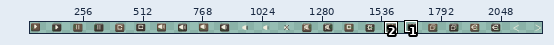
Two states of a pixel-art file, Assets/Aseprite/UiUpdate/Aseprite/UI_Button-Sheet.aseprite. The picture above shows the old version from afar; the outline marks the close-up.
Close-up. Earlier state:
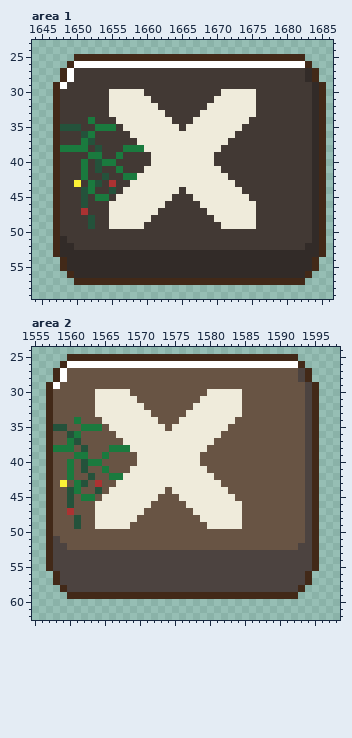
2250x90 pixels, 1 frame. Shown: area 1: x 1644..1686, y 23..59; area 2: x 1555..1598, y 24..62. The wide view leaves out empty margins.
New version:
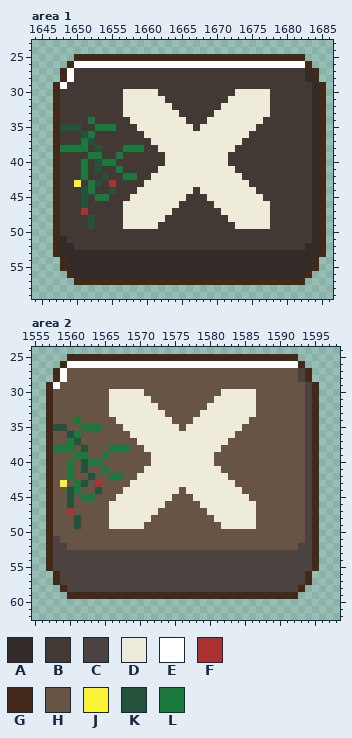
Palette (. is transparent): A #322b28  B #423934  C #4c4340  D #efebdb  E #ffffff  F #ac3232  G #422918  H #685444  J #fbf236  K #24523b  L #1a7a3e
Difference:
--- area 1
@@ x 1653..1679 @@
 29 BBBBBBBBBBBBBBBBBBBBBBBBBBB
-30 BBDDDDDBBBBBBBBBBBDDDDDBBBB
-31 BBDDDDDDBBBBBBBBBDDDDDDBBBB
-32 BBDDDDDDDBBBBBBBDDDDDDDBBBB
-33 BBDDDDDDDDBBBBBDDDDDDDDBBBB
-34 BBBDDDDDDDDBBBDDDDDDDDBBBBB
-35 LLLBDDDDDDDDBDDDDDDDDBBBBBB
-36 BBBBBDDDDDDDDDDDDDDDBBBBBBB
-37 BBBBBBDDDDDDDDDDDDDBBBBBBBB
-38 KBBBLLLDDDDDDDDDDDBBBBBBBBB
-39 LBBLBBBBDDDDDDDDDBBBBBBBBBB
-40 KLLBBBBBDDDDDDDDDBBBBBBBBBB
-41 KBBLBBBDDDDDDDDDDDBBBBBBBBB
-42 BKBBLLDDDDDDDDDDDDDBBBBBBBB
-43 KBFBBDDDDDDDDDDDDDDDBBBBBBB
-44 BBKBDDDDDDDDBDDDDDDDDBBBBBB
-45 LLBDDDDDDDDBBBDDDDDDDDBBBBB
-46 BBDDDDDDDDBBBBBDDDDDDDDBBBB
-47 BBDDDDDDDBBBBBBBDDDDDDDBBBB
-48 BBDDDDDDBBBBBBBBBDDDDDDBBBB
-49 BBDDDDDBBBBBBBBBBBDDDDDBBBB
+30 BBBBDDDDDBBBBBBBBBBBDDDDDBB
+31 BBBBDDDDDDBBBBBBBBBDDDDDDBB
+32 BBBBDDDDDDDBBBBBBBDDDDDDDBB
+33 BBBBDDDDDDDDBBBBBDDDDDDDDBB
+34 BBBBBDDDDDDDDBBBDDDDDDDDBBB
+35 LLLBBBDDDDDDDDBDDDDDDDDBBBB
+36 BBBBBBBDDDDDDDDDDDDDDDBBBBB
+37 BBBBBBBBDDDDDDDDDDDDDBBBBBB
+38 KBBBLLLBBDDDDDDDDDDDBBBBBBB
+39 LBBLBBBBBBDDDDDDDDDBBBBBBBB
+40 KLLBBBBBBBDDDDDDDDDBBBBBBBB
+41 KBBLBBBBBDDDDDDDDDDDBBBBBBB
+42 BKBBLLBBDDDDDDDDDDDDDBBBBBB
+43 KBFBBBBDDDDDDDDDDDDDDDBBBBB
+44 BBKBBBDDDDDDDDBDDDDDDDDBBBB
+45 LLBBBDDDDDDDDBBBDDDDDDDDBBB
+46 BBBBDDDDDDDDBBBBBDDDDDDDDBB
+47 BBBBDDDDDDDBBBBBBBDDDDDDDBB
+48 BBBBDDDDDDBBBBBBBBBDDDDDDBB
+49 BBBBDDDDDBBBBBBBBBBBDDDDDBB
 50 BBBBBBBBBBBBBBBBBBBBBBBBBBB
--- area 2
@@ x 1562..1588 @@
 29 HHHHHHHHHHHHHHHHHHHHHHHHHHH
-30 HHDDDDDHHHHHHHHHHHDDDDDHHHH
-31 HHDDDDDDHHHHHHHHHDDDDDDHHHH
-32 HHDDDDDDDHHHHHHHDDDDDDDHHHH
-33 HHDDDDDDDDHHHHHDDDDDDDDHHHH
-34 HHHDDDDDDDDHHHDDDDDDDDHHHHH
-35 LLLHDDDDDDDDHDDDDDDDDHHHHHH
-36 HHHHHDDDDDDDDDDDDDDDHHHHHHH
-37 HHHHHHDDDDDDDDDDDDDHHHHHHHH
-38 KHHHLLLDDDDDDDDDDDHHHHHHHHH
-39 LHHLHHHHDDDDDDDDDHHHHHHHHHH
-40 KLLHHHHHDDDDDDDDDHHHHHHHHHH
-41 KHHLHHHDDDDDDDDDDDHHHHHHHHH
-42 HKHHLLDDDDDDDDDDDDDHHHHHHHH
-43 KHFHHDDDDDDDDDDDDDDDHHHHHHH
-44 HHKHDDDDDDDDHDDDDDDDDHHHHHH
-45 LLHDDDDDDDDHHHDDDDDDDDHHHHH
-46 HHDDDDDDDDHHHHHDDDDDDDDHHHH
-47 HHDDDDDDDHHHHHHHDDDDDDDHHHH
-48 HHDDDDDDHHHHHHHHHDDDDDDHHHH
-49 HHDDDDDHHHHHHHHHHHDDDDDHHHH
+30 HHHHDDDDDHHHHHHHHHHHDDDDDHH
+31 HHHHDDDDDDHHHHHHHHHDDDDDDHH
+32 HHHHDDDDDDDHHHHHHHDDDDDDDHH
+33 HHHHDDDDDDDDHHHHHDDDDDDDDHH
+34 HHHHHDDDDDDDDHHHDDDDDDDDHHH
+35 LLLHHHDDDDDDDDHDDDDDDDDHHHH
+36 HHHHHHHDDDDDDDDDDDDDDDHHHHH
+37 HHHHHHHHDDDDDDDDDDDDDHHHHHH
+38 KHHHLLLHHDDDDDDDDDDDHHHHHHH
+39 LHHLHHHHHHDDDDDDDDDHHHHHHHH
+40 KLLHHHHHHHDDDDDDDDDHHHHHHHH
+41 KHHLHHHHHDDDDDDDDDDDHHHHHHH
+42 HKHHLLHHDDDDDDDDDDDDDHHHHHH
+43 KHFHHHHDDDDDDDDDDDDDDDHHHHH
+44 HHKHHHDDDDDDDDHDDDDDDDDHHHH
+45 LLHHHDDDDDDDDHHHDDDDDDDDHHH
+46 HHHHDDDDDDDDHHHHHDDDDDDDDHH
+47 HHHHDDDDDDDHHHHHHHDDDDDDDHH
+48 HHHHDDDDDDHHHHHHHHHDDDDDDHH
+49 HHHHDDDDDHHHHHHHHHHHDDDDDHH
 50 HHHHHHHHHHHHHHHHHHHHHHHHHHH
